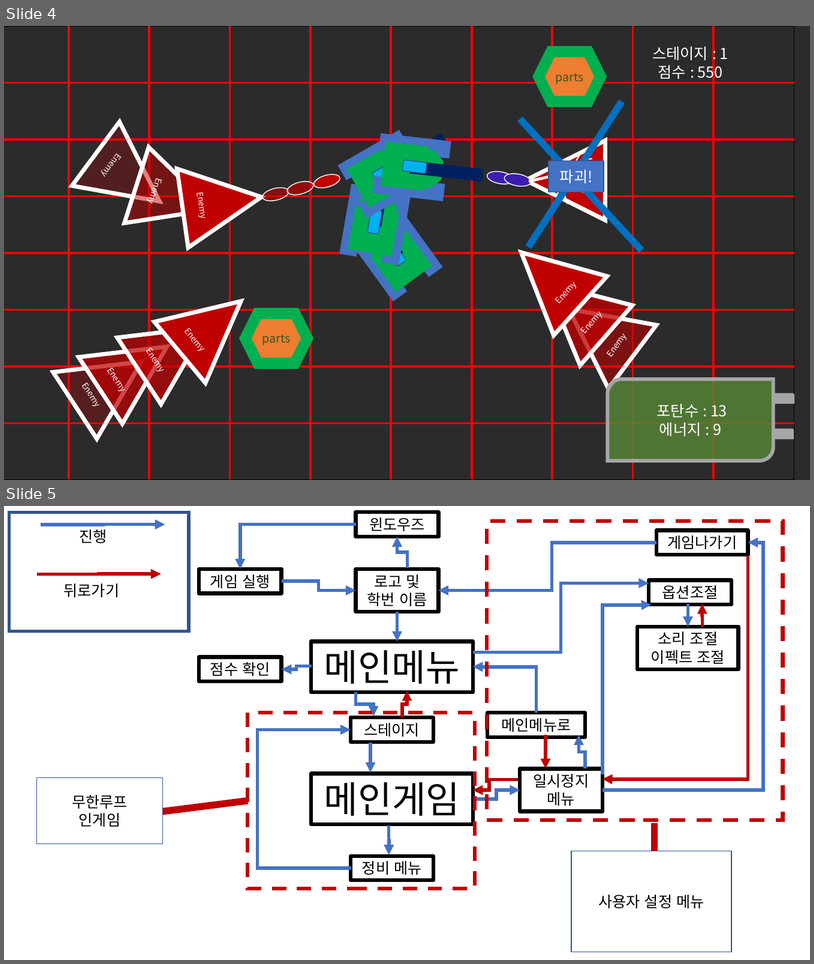
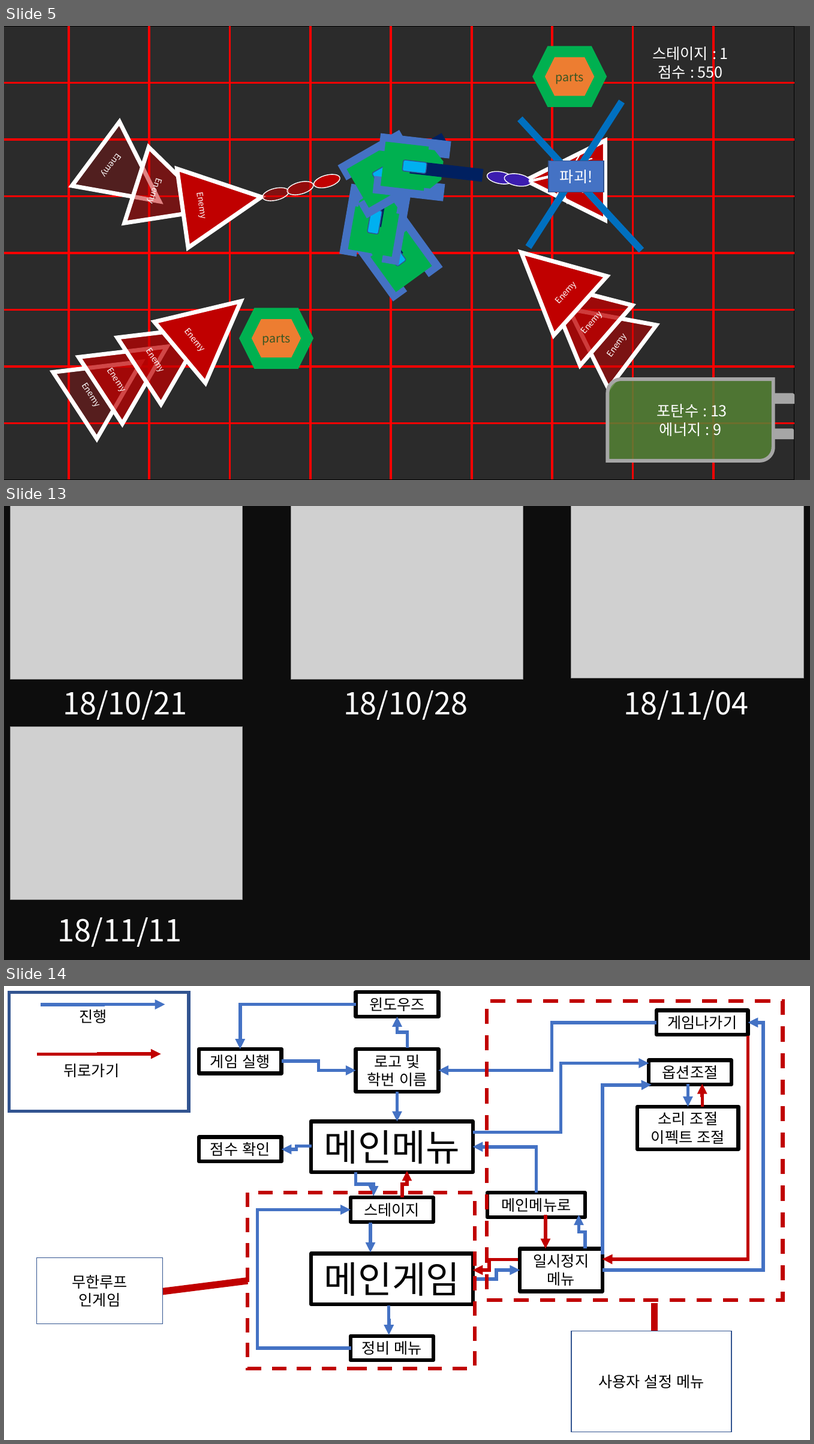
Before and after one commit to andy2276/kim, a slide deck: 2Dproject/20180925_2DprojectPPT_ver6_ppt.pptx. Shown one above the other, each under a label of ours: slides 4 and 5 before the commit, slides 5, 13 and 14 after it; the slides between them are not shown. The pictures are 814x964 and 814x1444 pixels, drawn with LibreOffice and Linux fonts; fonts in the diff are those of the drawing; grey boxes stand for pictures; background and template pictures are left out; a plain dark background stands for a picture behind light text. Boxes give left, top, right and bottom in pixels: in the first picture for what was removed or moved away, otherwise in the second. Text is boxed around its words. In the diff, an @@ line names an element or a change of style, - is before the commit and + after.

```diff
--- a/2Dproject/20180925_2DprojectPPT_ver6_ppt.pptx
+++ b/2Dproject/20180925_2DprojectPPT_ver6_ppt.pptx
@@ slide 13 added at box(4, 506, 810, 960), background #FFFFFF @@
@@ rectangle added at box(4, 506, 810, 960), fill #0D0D0D, outline #0D0D0D 1 pt @@
@@ picture added at box(11, 506, 243, 679) @@
@@ picture added at box(291, 506, 524, 679) @@
@@ picture added at box(572, 506, 804, 678) @@
@@ text added at box(63, 690, 187, 720), 36 pt, text #FFFFFF @@
+18/10/21
@@ text added at box(344, 690, 468, 720), 36 pt, text #FFFFFF @@
+18/10/28
@@ text added at box(624, 690, 749, 720), 36 pt, text #FFFFFF @@
+18/11/04
@@ picture added at box(11, 726, 243, 899) @@
@@ text added at box(58, 917, 182, 946), 36 pt, text #FFFFFF @@
+18/11/11
@@ what was slide 4 is now slide 5 @@
@@ what was slide 5 is now slide 14 @@
```
Also in this commit, not shown: 12 other slides added, 7 other files.
